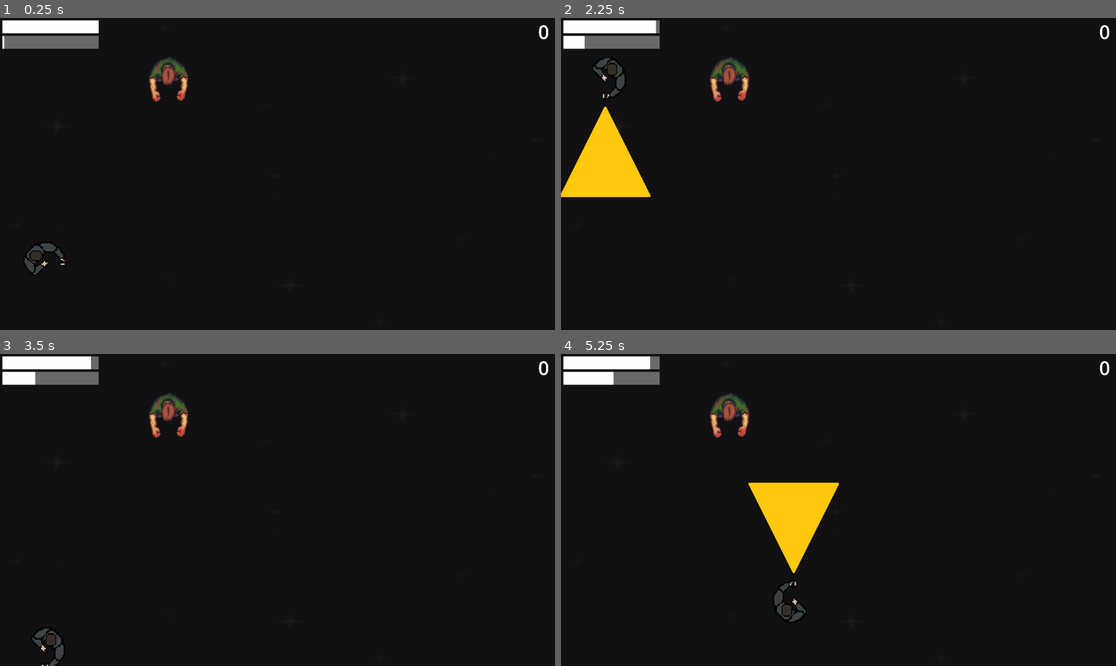
Above: before the commit, frames 1-4 (two rows, left to right).
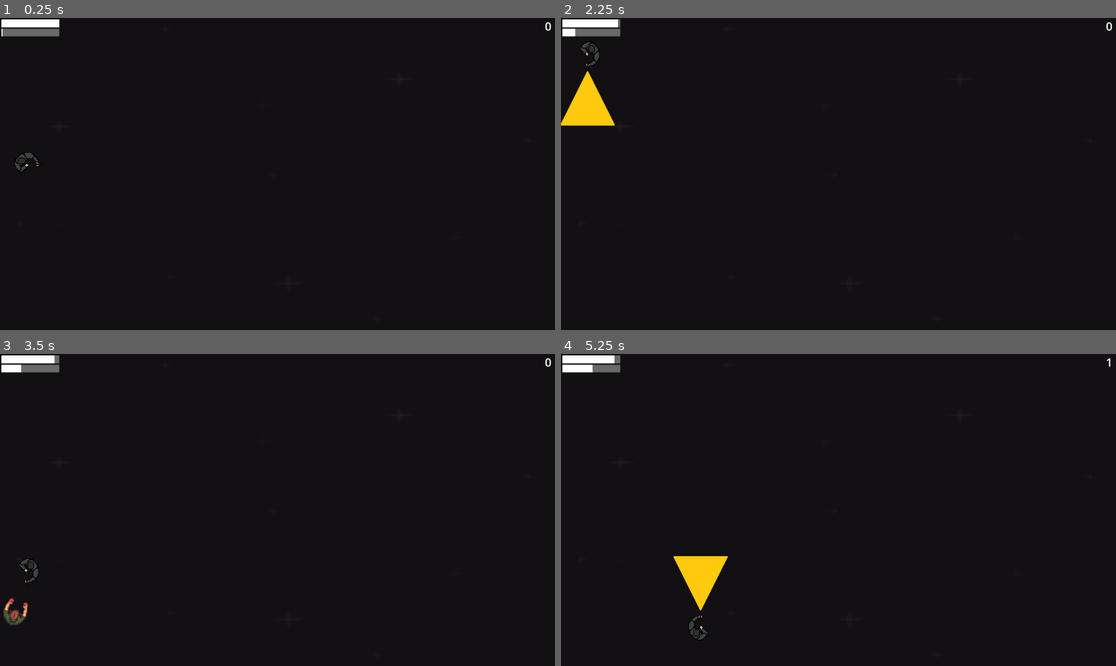
Above: after the commit, the same moments.

Repository: amglyph/mini_jam_2025_01_19
Game: Godot game, scene res://andrew/scenes/level.tscn
Two runs of this game, one before a commit and one after it. Both use one fixed random seed, a clock stepped at 60 frames per second and the inputs below.
Inputs (mouse positions are in pixels of both pictures, inside the frame that each line leads up to):
- Up to frame 1 (0.25 s): no input
- Up to frame 2 (2.25 s): move the mouse to (810, 236) at 0.52 s; hold W (uppies) 0.53-2.03 s; click (810, 236) at 0.6 s; right-click (810, 236) at 0.8 s; move the mouse to (1005, 220) at 1.27 s; right-click (1005, 220) at 1.35 s; click (1005, 220) at 1.55 s; tap Enter at 2 s; move the mouse to (672, 127) at 2.02 s; hold S (down_bad) from 2.03 s (still down); click (672, 127) at 2.1 s
- Up to frame 3 (3.5 s): keep holding S (down_bad); right-click (111, 463) at 2.3 s; move the mouse to (305, 510) at 2.77 s; right-click (305, 510) at 2.85 s; click (305, 510) at 3.05 s
- Up to frame 4 (5.25 s): move the mouse to (755, 432) at 3.52 s; click (755, 432) at 3.6 s; right-click (755, 432) at 3.8 s; move the mouse to (960, 494) at 4.27 s; release S (down_bad) at 4.28 s; hold D (east) 4.28-5.03 s; right-click (960, 494) at 4.35 s; click (960, 494) at 4.55 s; move the mouse to (727, 525) at 5.02 s; hold W (uppies) from 5.03 s (still down); click (727, 525) at 5.1 s

The runs differ from the first frame. In frame 1, 2.3% of the frame differs, in the area x 0-100%, y 0-83%; in frame 2, 5.4%; in frame 3, 2.5%; in frame 4, 5.7%, in the area x 0-99%, y 0-92%.

Commit message:
Add game over. Add monster spawn.

Diff:
--- a/andrew/scenes/hud.gd
+++ b/andrew/scenes/hud.gd
@@ -7,7 +7,7 @@
 	$PulseBattery.get("theme_override_styles/background").bg_color = Color.DIM_GRAY
 
 func update_score(score):
-	$ScoreLabel.text = str(score)
+	$Score.text = str(score)
 
 func update_light_battery_bar(light_battery, light_on_cooldown):
 	$LightBattery.value = light_battery
--- a/andrew/scenes/hud.tscn
+++ b/andrew/scenes/hud.tscn
@@ -13,7 +13,7 @@
 [node name="HUD" type="CanvasLayer"]
 script = ExtResource("1_mis4f")
 
-[node name="ScoreLabel" type="Label" parent="."]
+[node name="Score" type="Label" parent="."]
 anchors_preset = 1
 anchor_left = 1.0
 anchor_right = 1.0
@@ -46,3 +46,19 @@
 theme_override_styles/fill = SubResource("StyleBoxFlat_2d3rr")
 step = 1.0
 show_percentage = false
+
+[node name="GameOver" type="Label" parent="."]
+visible = false
+anchors_preset = 8
+anchor_left = 0.5
+anchor_top = 0.5
+anchor_right = 0.5
+anchor_bottom = 0.5
+offset_left = -20.0
+offset_top = -11.5
+offset_right = 20.0
+offset_bottom = 11.5
+grow_horizontal = 2
+grow_vertical = 2
+theme_override_font_sizes/font_size = 100
+text = "GAME OVER!"
--- a/andrew/scenes/level.gd
+++ b/andrew/scenes/level.gd
@@ -1,6 +1,8 @@
 extends Node2D
 
+@export var monster_scene : PackedScene
 var score := 0
+signal game_over
 
 func _process(delta: float) -> void:
 	$HUD.update_light_battery_bar($Player.light_battery, $Player.light_on_cooldown)
@@ -12,5 +14,16 @@
 func _on_monster_monster_killed() -> void:
 	score += 1
 
+func _on_player_player_killed() -> void:
+	$ScoreTimer.stop()
+	$MonsterSpawnTimer.stop()
+	emit_signal("game_over")
+	$HUD/GameOver.visible = true
+
 func _on_monster_spawn_timer_timeout() -> void:
-	pass # Replace with function body.
+	$MonsterPath/MonsterSpawn.set_progress(randi())
+	var monster = monster_scene.instantiate()
+	monster.position = $MonsterPath/MonsterSpawn.position
+	add_child(monster)
+	monster.monster_killed.connect(_on_monster_monster_killed)
+	game_over.connect(monster._on_level_game_over)
--- a/andrew/scenes/level.tscn
+++ b/andrew/scenes/level.tscn
@@ -7,55 +7,59 @@
 [ext_resource type="PackedScene" uid="uid://lcx4uqyr8u4o" path="res://andrew/scenes/hud.tscn" id="5_ku0aa"]
 
 [sub_resource type="RectangleShape2D" id="RectangleShape2D_1kxqm"]
-size = Vector2(104.5, 689.5)
+size = Vector2(73.25, 1295)
 
 [sub_resource type="RectangleShape2D" id="RectangleShape2D_j6q6v"]
-size = Vector2(116, 690)
+size = Vector2(73, 1299)
 
 [sub_resource type="RectangleShape2D" id="RectangleShape2D_1puno"]
-size = Vector2(1210, 123)
+size = Vector2(2164, 67.5)
 
 [sub_resource type="RectangleShape2D" id="RectangleShape2D_n7ru6"]
-size = Vector2(1211, 117)
+size = Vector2(2144.5, 58.5)
+
+[sub_resource type="Curve2D" id="Curve2D_3cgat"]
+_data = {
+"points": PackedVector2Array(0, 0, 0, 0, 1, 1, 0, 0, 0, 0, 1919, -1, 0, 0, 0, 0, 1919, 1080, 0, 0, 0, 0, 0, 1079, 0, 0, 0, 0, 0, 1, 0, 0, 0, 0, 1, 1)
+}
+point_count = 6
 
 [node name="Level" type="Node2D"]
 script = ExtResource("1_ads3o")
+monster_scene = ExtResource("4_ax7ef")
 
 [node name="BG" type="Sprite2D" parent="."]
-position = Vector2(578, 327)
-scale = Vector2(4.65625, 2.62891)
+position = Vector2(958, 542.75)
+scale = Vector2(7.625, 4.31446)
 texture = ExtResource("1_4ak1r")
 
 [node name="Player" parent="." instance=ExtResource("1_pww3d")]
 position = Vector2(158, 327)
 
-[node name="Monster" parent="." instance=ExtResource("4_ax7ef")]
-position = Vector2(351, 123)
-
 [node name="Borders" type="Node2D" parent="."]
 
 [node name="StaticBody2D" type="StaticBody2D" parent="Borders"]
 
-[node name="CollisionShape2D" type="CollisionShape2D" parent="Borders/StaticBody2D" groups=["walls"]]
-position = Vector2(1204, 328)
+[node name="CollisionShape2D" type="CollisionShape2D" parent="Borders/StaticBody2D" groups=["borders"]]
+position = Vector2(1956.38, 543.5)
 shape = SubResource("RectangleShape2D_1kxqm")
 
 [node name="StaticBody2D2" type="StaticBody2D" parent="Borders"]
 
-[node name="CollisionShape2D" type="CollisionShape2D" parent="Borders/StaticBody2D2" groups=["walls"]]
-position = Vector2(-57, 324)
+[node name="CollisionShape2D" type="CollisionShape2D" parent="Borders/StaticBody2D2" groups=["borders"]]
+position = Vector2(-36.5, 526.5)
 shape = SubResource("RectangleShape2D_j6q6v")
 
 [node name="StaticBody2D3" type="StaticBody2D" parent="Borders"]
 
-[node name="CollisionShape2D" type="CollisionShape2D" parent="Borders/StaticBody2D3" groups=["walls"]]
-position = Vector2(580, -62)
+[node name="CollisionShape2D" type="CollisionShape2D" parent="Borders/StaticBody2D3" groups=["borders"]]
+position = Vector2(953, -34)
 shape = SubResource("RectangleShape2D_1puno")
 
 [node name="StaticBody2D4" type="StaticBody2D" parent="Borders"]
 
-[node name="CollisionShape2D" type="CollisionShape2D" parent="Borders/StaticBody2D4" groups=["walls"]]
-position = Vector2(577.5, 706.5)
+[node name="CollisionShape2D" type="CollisionShape2D" parent="Borders/StaticBody2D4" groups=["borders"]]
+position = Vector2(966.75, 1109.75)
 shape = SubResource("RectangleShape2D_n7ru6")
 
 [node name="HUD" parent="." instance=ExtResource("5_ku0aa")]
@@ -64,15 +68,17 @@
 wait_time = 0.1
 autostart = true
 
-[node name="LightBatteryTimer" type="Timer" parent="."]
-wait_time = 0.1
-autostart = true
-
 [node name="MonsterSpawnTimer" type="Timer" parent="."]
 wait_time = 3.0
 autostart = true
 
-[connection signal="monster_killed" from="Monster" to="." method="_on_monster_monster_killed"]
+[node name="MonsterPath" type="Path2D" parent="."]
+curve = SubResource("Curve2D_3cgat")
+
+[node name="MonsterSpawn" type="PathFollow2D" parent="MonsterPath"]
+position = Vector2(1, 1)
+rotation = -0.00104275
+
+[connection signal="player_killed" from="Player" to="." method="_on_player_player_killed"]
 [connection signal="timeout" from="ScoreTimer" to="." method="_on_score_timer_timeout"]
-[connection signal="timeout" from="LightBatteryTimer" to="." method="_on_light_battery_timer_timeout"]
 [connection signal="timeout" from="MonsterSpawnTimer" to="." method="_on_monster_spawn_timer_timeout"]
--- a/andrew/scenes/light.gd
+++ b/andrew/scenes/light.gd
@@ -1,5 +1,5 @@
 extends Area2D
 
 func _on_area_shape_entered(area_rid: RID, area: Area2D, area_shape_index: int, local_shape_index: int) -> void:
-	if area.is_in_group("killable") and visible:
-		area.kill_self()
+	if area.is_in_group("monsters") and visible:
+		area.get_parent().kill_self()
--- a/andrew/scenes/monster.gd
+++ b/andrew/scenes/monster.gd
@@ -1,7 +1,21 @@
-extends Area2D
+extends CharacterBody2D
 
+@export var min_speed := 0.1
+@export var max_speed := 1
+var speed := randf_range(min_speed, max_speed)
+var game_over := false
 signal monster_killed
+
+func _process(delta: float) -> void:
+	if !game_over:
+		var direction = Vector2(get_parent().get_node("Player").position) - position
+		look_at(position + direction)
+		velocity = direction * speed
+		move_and_slide()
 
 func kill_self() -> void:
 	emit_signal("monster_killed")
 	queue_free()
+
+func _on_level_game_over() -> void:
+	game_over = true
--- a/andrew/scenes/monster.tscn
+++ b/andrew/scenes/monster.tscn
@@ -4,9 +4,9 @@
 [ext_resource type="Texture2D" uid="uid://1nrn3o2kx2w2" path="res://andrew/assets/monster.png" id="2_4712f"]
 
 [sub_resource type="CircleShape2D" id="CircleShape2D_8jiq6"]
-radius = 81.0
+radius = 94.0213
 
-[node name="Monster" type="Area2D" groups=["killable"]]
+[node name="Monster" type="CharacterBody2D" groups=["monsters"]]
 scale = Vector2(0.5, 0.5)
 script = ExtResource("1_0eat4")
 
@@ -14,7 +14,11 @@
 texture = ExtResource("2_4712f")
 
 [node name="CollisionShape2D" type="CollisionShape2D" parent="."]
-position = Vector2(-2, 9)
+position = Vector2(4, 2)
 shape = SubResource("CircleShape2D_8jiq6")
 
-[connection signal="body_entered" from="." to="." method="_on_body_entered"]
+[node name="Area2D" type="Area2D" parent="." groups=["monsters"]]
+
+[node name="CollisionShape2D" type="CollisionShape2D" parent="Area2D"]
+position = Vector2(24, 4)
+shape = SubResource("CircleShape2D_8jiq6")
--- a/andrew/scenes/player.gd
+++ b/andrew/scenes/player.gd
@@ -5,17 +5,20 @@
 var light_battery := 100
 var pulse_battery := 0
 var light_on_cooldown := false
+var player_alive := true
+signal player_killed
 
 func _ready() -> void:
 	position = Vector2(100, 500)
 
 func _process(delta: float) -> void:
-	var direction = Input.get_vector("weast", "east", "uppies", "down_bad")
-	look_at(position + direction)
-	velocity = direction * speed
-	move_and_slide()
+	if player_alive:
+		var direction = Input.get_vector("weast", "east", "uppies", "down_bad")
+		look_at(position + direction)
+		velocity = direction * speed
+		move_and_slide()
 
-	if Input.is_action_just_pressed("pew_pew"):
+	if Input.is_action_just_pressed("pew_pew") and player_alive:
 		if $Light.visible or !$Light.visible and !light_on_cooldown:
 			$Light.visible = !$Light.visible
 
@@ -23,9 +26,10 @@
 			var overlaps = $Light.get_overlapping_areas()
 
 			for i in overlaps:
-				i.kill_self()
+				if i.is_in_group("monsters"):
+					i.get_parent().kill_self()
 
-	if Input.is_action_just_pressed("pew_two") and pulse_battery == 100:
+	if Input.is_action_just_pressed("pew_two") and pulse_battery == 100 and player_alive:
 		pulse_battery = 0
 		var pulse = pulse_scene.instantiate()
 		owner.add_child(pulse)
@@ -48,3 +52,14 @@
 func _on_light_cooldown_timer_timeout() -> void:
 	light_on_cooldown = false
 	$LightCooldownTimer.stop()
+
+func _on_area_2d_area_shape_entered(area_rid: RID, area: Area2D, area_shape_index: int, local_shape_index: int) -> void:
+	if area.is_in_group("monsters"):
+		kill_self()
+
+func kill_self() -> void:
+	player_alive = false
+	$LightBatteryTimer.stop()
+	$LightCooldownTimer.stop()
+	$PulseBatteryTimer.stop()
+	emit_signal("player_killed")
--- a/andrew/scenes/player.tscn
+++ b/andrew/scenes/player.tscn
@@ -1,9 +1,13 @@
-[gd_scene load_steps=5 format=3 uid="uid://cfloisxqepoth"]
+[gd_scene load_steps=6 format=3 uid="uid://cfloisxqepoth"]
 
 [ext_resource type="Script" path="res://andrew/scenes/player.gd" id="1_wmbot"]
 [ext_resource type="Texture2D" uid="uid://clct6b485cvsg" path="res://andrew/assets/player.png" id="2_4p4v2"]
 [ext_resource type="PackedScene" uid="uid://bs04fi6i3j3hw" path="res://andrew/scenes/light.tscn" id="3_6py8n"]
 [ext_resource type="PackedScene" uid="uid://dxjrl8r3cqbsr" path="res://andrew/scenes/pulse.tscn" id="4_flary"]
+
+[sub_resource type="CapsuleShape2D" id="CapsuleShape2D_xlsfq"]
+radius = 28.0
+height = 84.0
 
 [node name="Player" type="CharacterBody2D"]
 script = ExtResource("1_wmbot")
@@ -16,6 +20,13 @@
 [node name="CollisionPolygon2D" type="CollisionPolygon2D" parent="."]
 rotation = 1.5708
 polygon = PackedVector2Array(-8, -29, 11, -29, -13, -15, -12, 4, 10, 5, 26, 17, 32, 33, 23, 41, 10, 49, -9, 48, -23, 37, -33, 18, -32, -7, -22, -21)
+
+[node name="Area2D" type="Area2D" parent="."]
+
+[node name="CollisionShape2D" type="CollisionShape2D" parent="Area2D"]
+position = Vector2(-6, 3)
+rotation = 1.5708
+shape = SubResource("CapsuleShape2D_xlsfq")
 
 [node name="Light" parent="." instance=ExtResource("3_6py8n")]
 visible = false
@@ -35,6 +46,7 @@
 wait_time = 0.1
 autostart = true
 
+[connection signal="area_shape_entered" from="Area2D" to="." method="_on_area_2d_area_shape_entered"]
 [connection signal="timeout" from="LightBatteryTimer" to="." method="_on_light_battery_timer_timeout"]
 [connection signal="timeout" from="LightCooldownTimer" to="." method="_on_light_cooldown_timer_timeout"]
 [connection signal="timeout" from="PulseBatteryTimer" to="." method="_on_pulse_battery_timer_timeout"]
--- a/andrew/scenes/pulse.gd
+++ b/andrew/scenes/pulse.gd
@@ -6,11 +6,9 @@
 	position += transform.x * speed * delta
 
 func _on_area_shape_entered(area_rid: RID, area: Area2D, area_shape_index: int, local_shape_index: int) -> void:
-	if area.is_in_group("killable"):
-		area.kill_self()
-		queue_free()
-
+	if area.is_in_group("monsters"):
+		area.get_parent().kill_self()
 
 func _on_area_shape_exited(area_rid: RID, area: Area2D, area_shape_index: int, local_shape_index: int) -> void:
-	if area.is_in_group("walls"):
+	if area != null and area.is_in_group("borders"):
 		queue_free()
--- a/project.godot
+++ b/project.godot
@@ -15,6 +15,11 @@
 config/features=PackedStringArray("4.3", "GL Compatibility")
 config/icon="res://icon.svg"
 
+[display]
+
+window/size/viewport_width=1920
+window/size/viewport_height=1080
+
 [dotnet]
 
 project/assembly_name="mini_jam_2025_01_19"
@@ -26,8 +31,8 @@
 
 [global_group]
 
-killable=""
-walls=""
+borders=""
+monsters=""
 
 [input]
 
Binary file changed: andrew/assets/monster.png
Not shown: 1 places in andrew/scenes/level.tscn that only renumber resources
